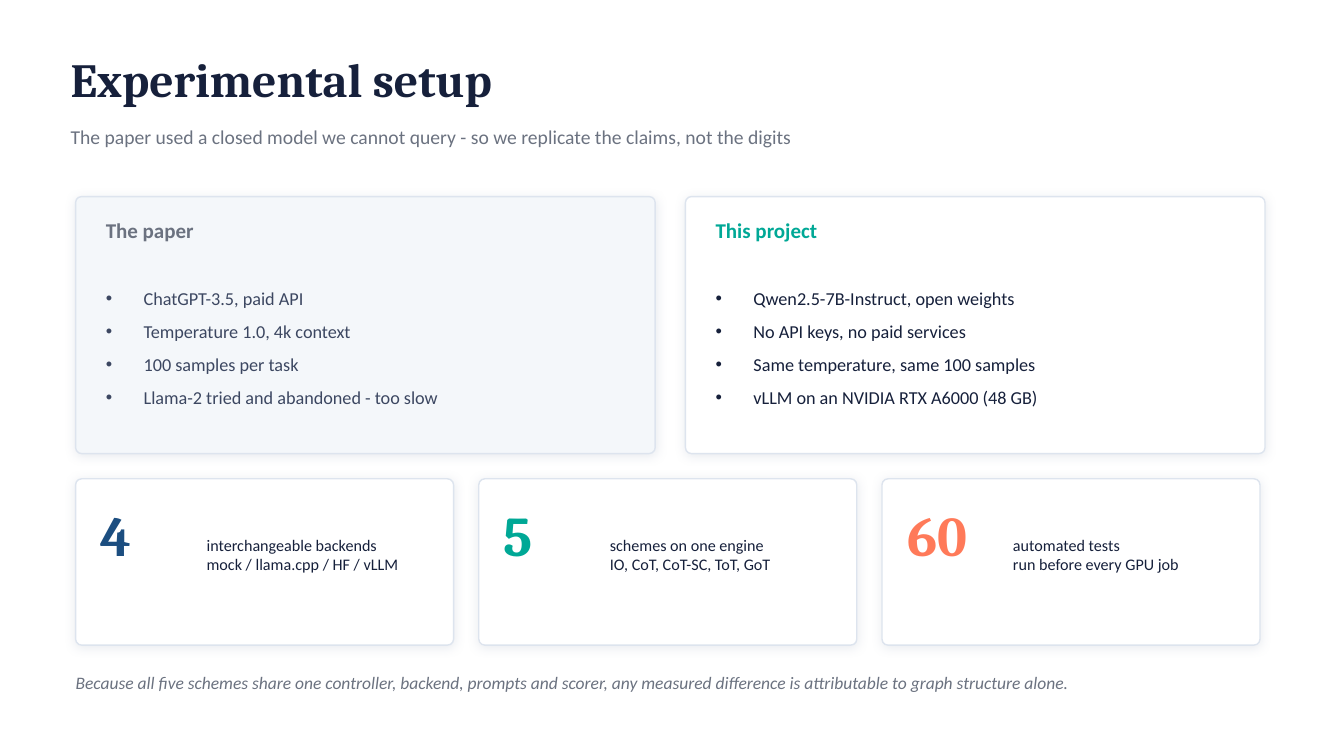
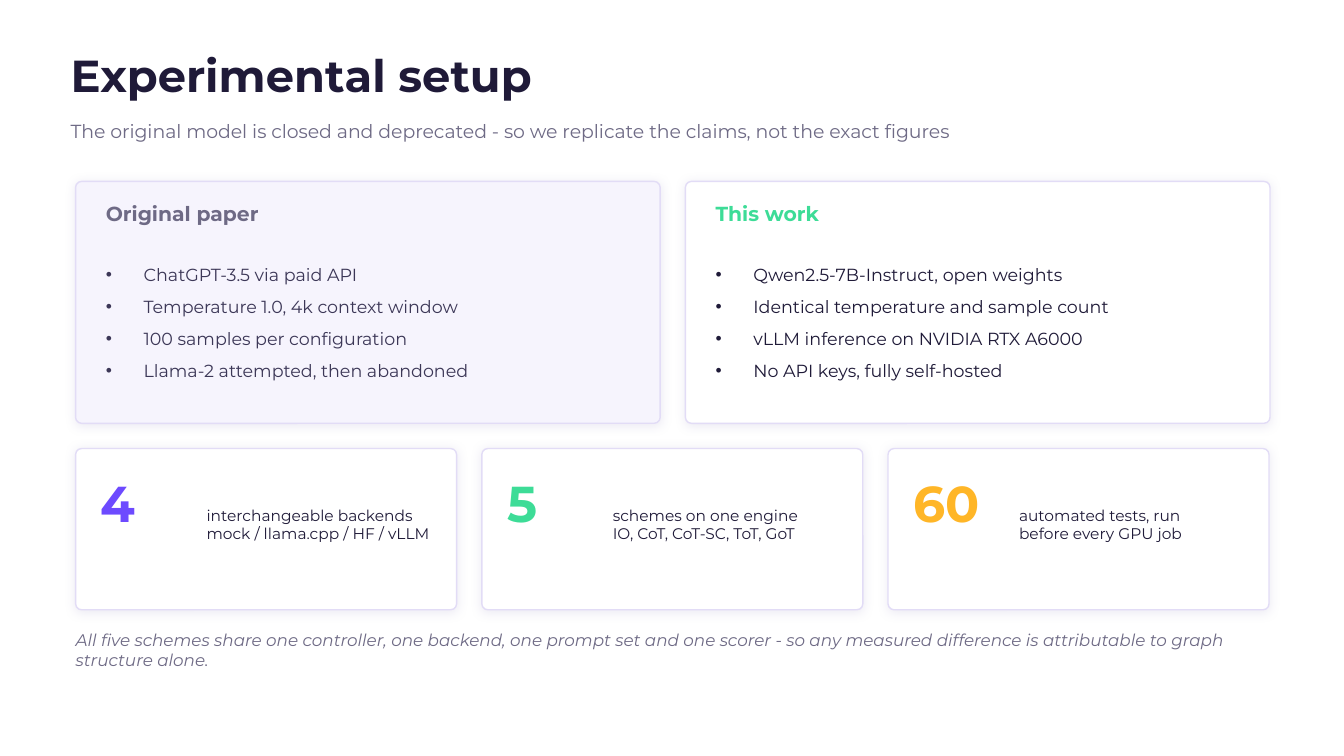
Before and after one commit to TREX4096/Graph_of_Thought, a slide deck: slide 8 of docs/Graph_of_Thoughts_BTP.pptx (slide 7 before the commit). Drawn at 1344x756 pixels with LibreOffice and Linux fonts; fonts in the diff are those of the drawing. Boxes give left, top, right and bottom in pixels: in the first picture for what was removed or moved away, otherwise in the second. Text is boxed around its words. In the diff, an @@ line names an element or a change of style, - is before the commit and + after.

```diff
--- a/docs/Graph_of_Thoughts_BTP.pptx
+++ b/docs/Graph_of_Thoughts_BTP.pptx
@@ text "Experimental setup" at box(71, 56, 531, 101): size 34 to 32 pt, font Cambria to Montserrat, text colour #16203B to #1F1A38 @@
@@ text at box(71, 124, 950, 142): text changed; size 14 to 13.5 pt; font Calibri to Montserrat; text colour #6B7280 to #6E6A85 @@
-The paper used a closed model we cannot query - so we replicate the claims, not the digits
+The original model is closed and deprecated - so we replicate the claims, not the exact figures
@@ rounded rectangle: place and size @@
-rounded rectangle at box(76, 197, 655, 454)
+rounded rectangle at box(76, 181, 660, 423)
@@ rounded rectangle at box(76, 181, 660, 423): fill #F4F7FA to #F6F4FD; outline #DDE4EE 1 pt to #E2DCF6 1 pt; shadow changed; proportions changed @@
@@ text at box(106, 205, 259, 225): text changed; size 15 to 14.5 pt; font Calibri to Montserrat; text colour #6B7280 to #6E6A85 @@
-The paper
+Original paper
@@ rounded rectangle: place and size @@
-rounded rectangle at box(686, 197, 1265, 454)
+rounded rectangle at box(686, 181, 1270, 423)
@@ text at box(716, 205, 819, 221): text changed; size 15 to 14.5 pt; font Calibri to Montserrat; text colour #00A896 to #3DDC97 @@
-This project
+This work
@@ text "Qwen2.5-7B-Instruct, open weights": place and size @@
-text "Qwen2.5-7B-Instruct, open weights" at box(753, 292, 1038, 407)
+text "Qwen2.5-7B-Instruct, open weights" at box(753, 268, 1108, 381)
@@ text at box(144, 268, 468, 381): text changed; size 13 to 12.5 pt; font Calibri to Montserrat; text colour #3C4761 to #3C3757 @@
-• ChatGPT-3.5, paid API
-• Temperature 1.0, 4k context
-• 100 samples per task
-• Llama-2 tried and abandoned - too slow
+• ChatGPT-3.5 via paid API
+• Temperature 1.0, 4k context window
+• 100 samples per configuration
+• Llama-2 attempted, then abandoned
@@ text at box(753, 268, 1063, 285): size 13 to 12.5 pt, font Calibri to Montserrat, text colour #16203B to #1F1A38 in "Qwen2.5-7B-Instruct, open weights" @@
@@ text at box(753, 300, 1108, 381): text changed; size 13 to 12.5 pt; font Calibri to Montserrat; text colour #16203B to #1F1A38 @@
-• No API keys, no paid services
-• Same temperature, same 100 samples
-• vLLM on an NVIDIA RTX A6000 (48 GB)
+• Identical temperature and sample count
+• vLLM inference on NVIDIA RTX A6000
+• No API keys, fully self-hosted
@@ rounded rectangle: place and size @@
-rounded rectangle at box(76, 479, 454, 645)
+rounded rectangle at box(76, 449, 457, 610)
@@ rounded rectangle: place and size @@
-rounded rectangle at box(479, 479, 857, 645)
+rounded rectangle at box(482, 449, 863, 610)
@@ outline #DDE4EE 1 pt to #E2DCF6 1 pt; shadow changed; proportions changed in 4 elements at box(686, 181, 1270, 423), box(76, 449, 457, 610), box(482, 449, 863, 610), box(888, 449, 1269, 610) @@
@@ rounded rectangle: place and size @@
-rounded rectangle at box(882, 479, 1260, 645)
+rounded rectangle at box(888, 449, 1269, 610)
@@ text "4": place and size @@
-text "4" at box(101, 518, 132, 556)
+text "4" at box(101, 486, 136, 522)
@@ text "4" at box(101, 486, 136, 522): size 40 to 36 pt, font Cambria to Montserrat, text colour #1C4E80 to #6D4AFF @@
@@ text "interchangeable backends": place and size @@
-text "interchangeable backends" at box(207, 539, 399, 573)
+text "interchangeable backends" at box(207, 509, 429, 542)
@@ text "interchangeable backends" at box(207, 509, 429, 542): size 11.5 to 11 pt, font Calibri to Montserrat, text colour #16203B to #1F1A38 @@
@@ text "5": place and size @@
-text "5" at box(504, 518, 533, 557)
+text "5" at box(507, 486, 537, 523)
@@ text "5" at box(507, 486, 537, 523): size 40 to 36 pt, font Cambria to Montserrat, text colour #00A896 to #3DDC97 @@
@@ text "schemes on one engine" at box(613, 509, 798, 542): size 11.5 to 11 pt, font Calibri to Montserrat, text colour #16203B to #1F1A38 @@
@@ text "schemes on one engine": place and size @@
-text "schemes on one engine" at box(610, 539, 771, 572)
+text "schemes on one engine" at box(613, 509, 798, 542)
@@ text "60": place and size @@
-text "60" at box(907, 518, 967, 557)
+text "60" at box(913, 486, 979, 523)
@@ text "60" at box(913, 486, 979, 523): size 40 to 36 pt, font Cambria to Montserrat, text colour #FF7A59 to #FFB627 @@
@@ text at box(1019, 509, 1182, 542): text changed; size 11.5 to 11 pt; font Calibri to Montserrat; text colour #16203B to #1F1A38 @@
-automated tests
-run before every GPU job
+automated tests, run
+before every GPU job
@@ text at box(76, 633, 1223, 666): text changed; size 12.5 to 12 pt; font Calibri to Montserrat; text colour #6B7280 to #6E6A85 @@
-Because all five schemes share one controller, backend, prompts and scorer, any measured difference is attributable to graph structure alone.
+All five schemes share one controller, one backend, one prompt set and one scorer - so any measured difference is attributable to graph structure alone.
```
Also in this commit, not shown: 7 other slides changed, 6 slides added, 2 slides removed, 1 other file.
